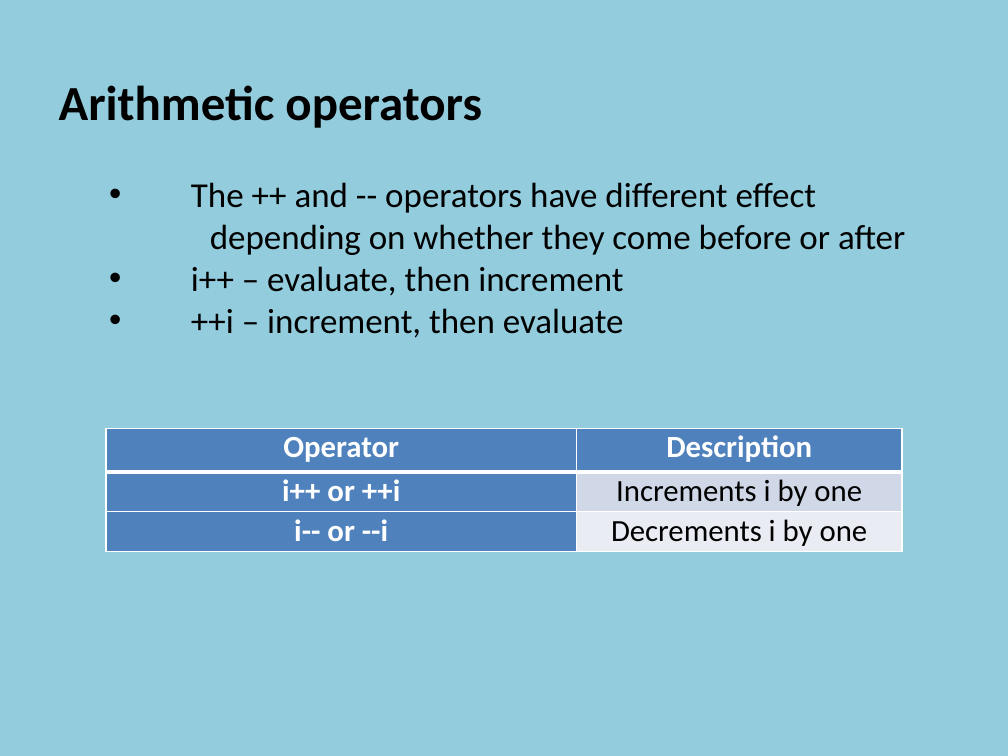
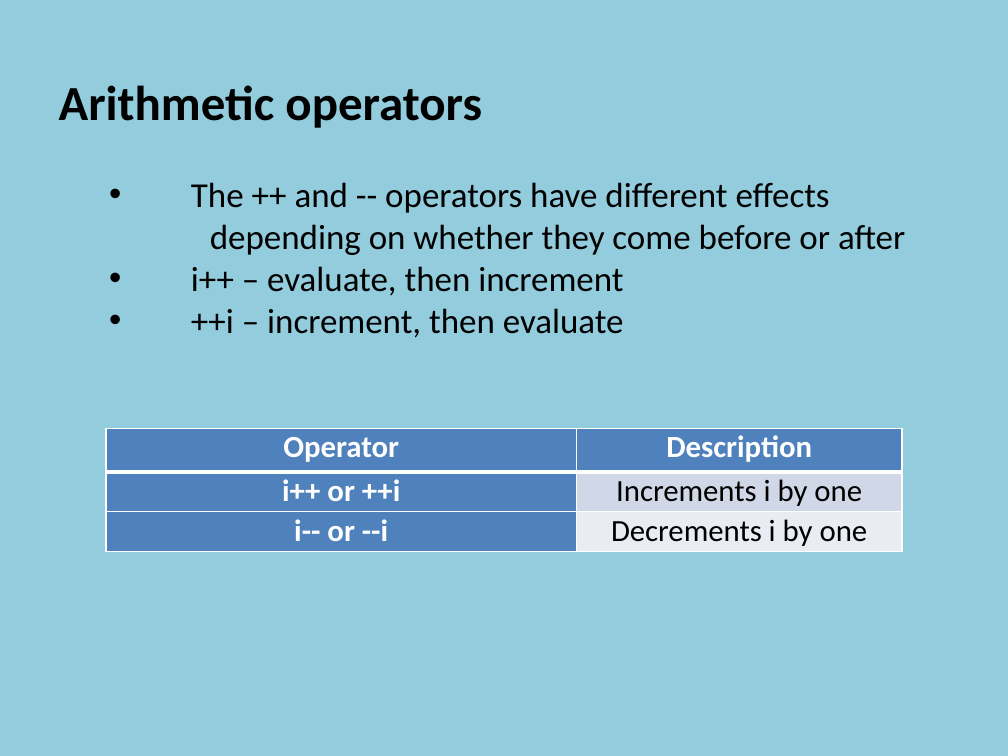
Before and after one commit to szetko/course-materials, a slide deck: slide 14 of Programming 4/01.1 Intro to C++ CLI/01.1 Intro to C++ CLI.pptx. Drawn at 1008x756 pixels with LibreOffice and Linux fonts; fonts in the diff are those of the drawing. Boxes give left, top, right and bottom in pixels: in the first picture for what was removed or moved away, otherwise in the second. Text is boxed around its words. In the diff, an @@ line names an element or a change of style, - is before the commit and + after.

```diff
--- a/Programming 4/01.1 Intro to C++ CLI/01.1 Intro to C++ CLI.pptx
+++ b/Programming 4/01.1 Intro to C++ CLI/01.1 Intro to C++ CLI.pptx
@@ text at box(191, 182, 830, 213): text changed @@
-    • The ++ and -- operators have different effect
+    • The ++ and -- operators have different effects
```
Also in this commit, not shown: 6 other files.
